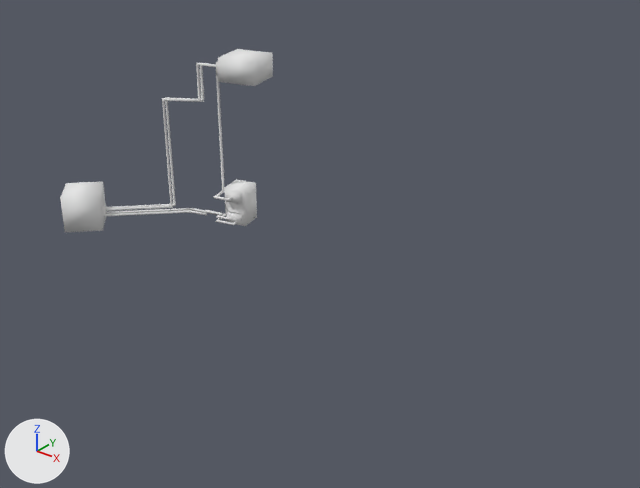
The FBX model Assets/Models/Observatory/Cables.fbx: old version first, new version second.
One viewpoint serves both versions: a camera (50 mm lens) standing at (4.16, -4.35, 3.78) and looking at (-0.94, 2.03, -0.17). Lighting does not change. The marker at lower left points along +X, +Y and +Z. Where no turn or scale is listed for an object, it has been applied to the vertices.

Objects in the first picture: 'Cable'.
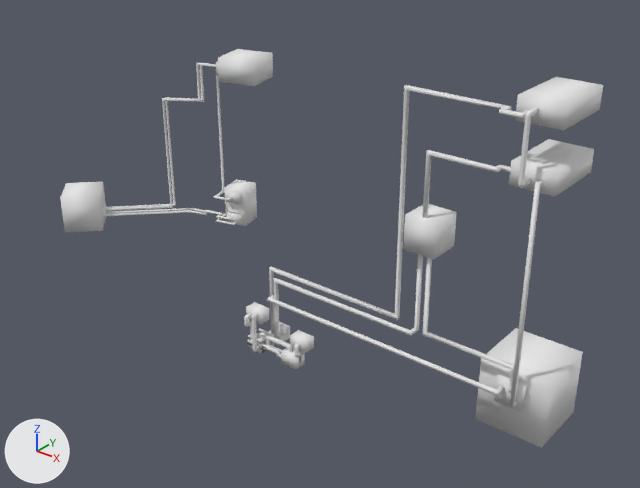
Commit message: Add cables

Location of each change, [x1, y1, x2, y2] in pixels of the pictures (640 x 488 px):
'Cable_2', added: after [267, 77, 603, 448]
'Cable_4', added: after [244, 302, 269, 353]
'Cable_5', added: after [258, 331, 305, 369]
'Cable_3', added: after [258, 329, 314, 363]
'Cable_6', added: after [250, 330, 272, 352]

What changed in the scene script:
```text
Add me_mesh_1:
    me_mesh_1.from_pydata(...)  # 48 vertices, 34 faces; spans x 0.0..0.188, y -0.05..0.063, z 0.0..0.138
    me_mesh_1.polygons.foreach_set('use_smooth', [True] * 34)
Add me_mesh_003:
    me_mesh_003.from_pydata(...)  # 72 vertices, 57 faces; spans x 0.0..0.55, y -0.05..0.088, z 0.0..0.238
    me_mesh_003.polygons.foreach_set('use_smooth', [True] * 57)
Add me_mesh_004:
    me_mesh_004.from_pydata(...)  # 292 vertices, 264 faces; spans x 0.0..2.36, y -0.16..0.5, z 0.0..2.34
    me_mesh_004.polygons.foreach_set('use_smooth', [True] * 264)
Add me_mesh_001:
    me_mesh_001.from_pydata(...)  # 116 vertices, 46 faces; spans x 0.0..0.5, y -0.112..0.038, z 0.0..0.35
    me_mesh_001.polygons.foreach_set('use_smooth', [True] * 46)
Add me_mesh_002:
    me_mesh_002.from_pydata(...)  # 72 vertices, 56 faces; spans x 0.0..0.15, y -0.112..0.038, z 0.0..0.362
    me_mesh_002.polygons.foreach_set('use_smooth', [True] * 56)
Add ob_cable_6:
    ob_cable_6 = bpy.data.objects.new('Cable_6', me_mesh_1)
    ob_cable_6.location = (0.0, 0.0, 0.0)
Add ob_cable_3:
    ob_cable_3 = bpy.data.objects.new('Cable_3', me_mesh_003)
    ob_cable_3.location = (0.0, 0.0, 0.0)
Add ob_cable_2:
    ob_cable_2 = bpy.data.objects.new('Cable_2', me_mesh_004)
    ob_cable_2.location = (0.0, 0.25, 0.0)
Add ob_cable_5:
    ob_cable_5 = bpy.data.objects.new('Cable_5', me_mesh_001)
    ob_cable_5.location = (0.0, 0.0, 0.0)
Add ob_cable_4:
    ob_cable_4 = bpy.data.objects.new('Cable_4', me_mesh_002)
    ob_cable_4.location = (0.0, 0.0, 0.0)
```
